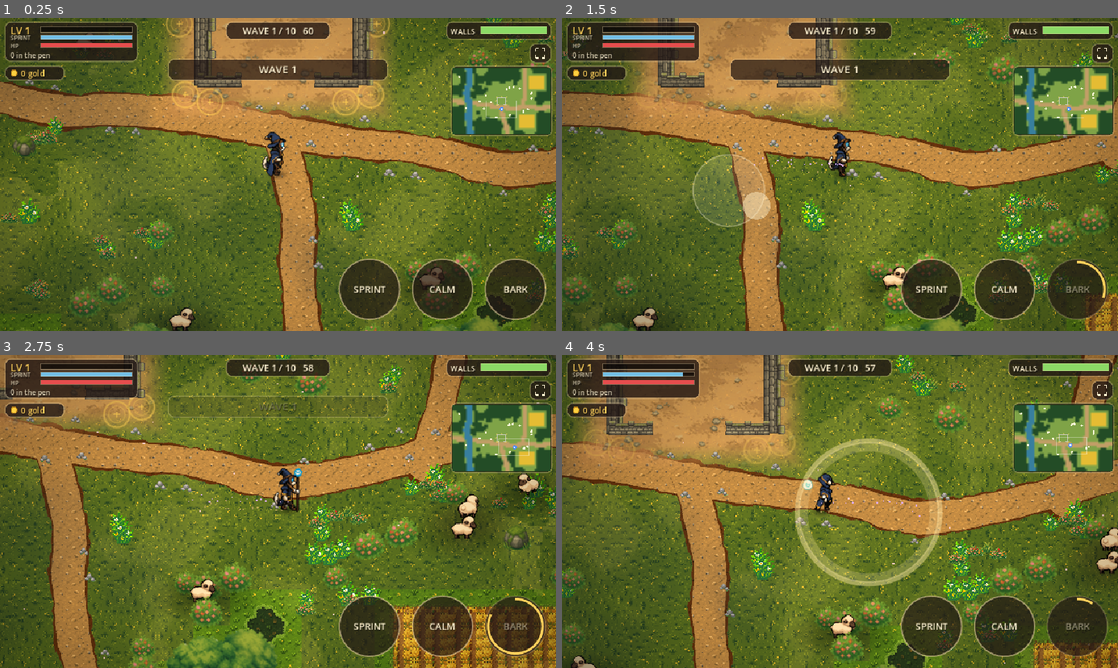
Above: before the commit, frames 1-4 (two rows, left to right).
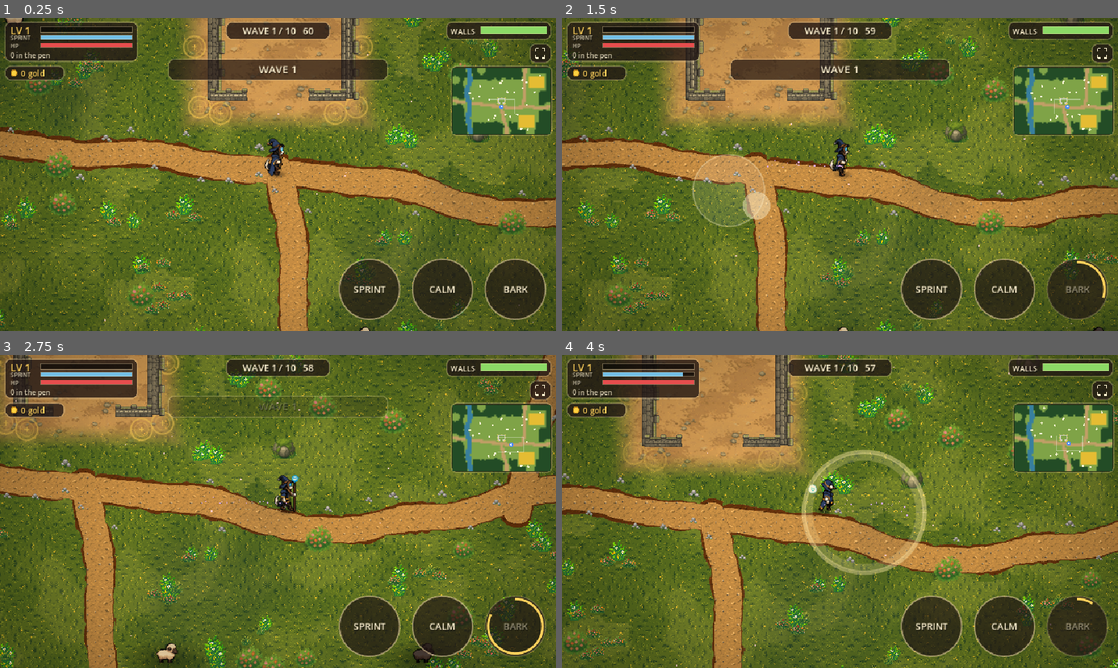
Above: after the commit, the same moments.

Repository: SavageLion/EigthArcanum
Game: Godot game, scene res://main.tscn
Same seed, same stepped clock (60 frames per second), same inputs: the game is played once before the commit and once after it.
Inputs (mouse positions are in pixels of both pictures, inside the frame that each line leads up to):
- Up to frame 1 (0.25 s): no input
- Up to frame 2 (1.5 s): tap Enter at 0.5 s; move the mouse to (962, 158) at 0.52 s; hold D 0.53-1.25 s; tap 1 at 0.6 s; click (962, 158) at 0.67 s; tap Space at 0.77 s; drag from (728, 190) to (812, 237) at 1.27 s
- Up to frame 3 (2.75 s): move the mouse to (333, 442) at 2.02 s; hold D from 2.03 s (still down); tap 3 at 2.1 s
- Up to frame 4 (4 s): release D at 2.75 s; drag from (812, 574) to (673, 464) at 2.77 s; move the mouse to (1006, 558) at 3.52 s; hold A from 3.53 s (still down); hold Shift from 3.53 s (still down); tap Space at 3.77 s

The runs differ from the first frame. In frame 1, 50% of the frame differs, in the area x 0-100%, y 0-100%; in frame 2, 50%; in frame 3, 57%; in frame 4, 54%.

Commit message:
Survivors: bigger open-meadow map with forest only at the edges, zoomed out
Co-Authored-By: Claude Sonnet 5.5 <noreply@anthropic.com>

Diff:
--- a/prototypes/sheepdog-survivors/main.gd
+++ b/prototypes/sheepdog-survivors/main.gd
@@ -1,16 +1,16 @@
 extends Node2D
 # Sheepdog Survivors: herd animals into the pen for XP, shoo off waves of raiders, hold the fence for ten waves.
 
-const WX: float = 2400.0
-const WY: float = 1632.0
+const WX: float = 3264.0
+const WY: float = 2208.0
 const XMIN: float = 36.0
-const XMAX: float = 2364.0
+const XMAX: float = 3228.0
 const YMIN: float = 36.0
-const YMAX: float = 1596.0
+const YMAX: float = 2172.0
 const BTN_R: float = 52.0
 const WAVE_LEN: float = 60.0
 const LAST_WAVE: int = 10
-const BASE_ZOOM: float = 1.3
+const BASE_ZOOM: float = 1.1
 const TYPES: Dictionary = {
 	"normal": {"r": 7.0, "zone": 120.0, "flee": 1.0, "speed": 1.0, "hp": 2, "tint": Color(1, 1, 1), "xp": 10},
 	"lamb": {"r": 4.5, "zone": 105.0, "flee": 1.0, "speed": 1.1, "hp": 1, "tint": Color(1, 1, 1), "xp": 8},
@@ -171,7 +171,7 @@
 	spark.position = Vector2(0, -12)
 	spark.name = "Spark"
 	dog.add_child(spark)
-	for i in 18:
+	for i in 24:
 		spawn_stray(true)
 	_setup_camera()
 	_setup_layers()
@@ -595,7 +595,7 @@
 		for s in sheep:
 			if not (s as Sheep).in_pen:
 				loose += 1
-		if loose < 26:
+		if loose < 34:
 			spawn_stray(false)
 	for pu in popups:
 		pu["t"] = float(pu["t"]) - dt
@@ -624,7 +624,7 @@
 		(f as Fox).animate(delta)
 	var target_zoom: float = BASE_ZOOM * 0.95 if (sprint_held and not dog.winded and dog.vel.length() > 150.0) else BASE_ZOOM
 	if overview:
-		target_zoom = 0.36
+		target_zoom = 0.27
 	var z: float = lerpf(cam.zoom.x, target_zoom, minf(1.0, delta * 3.0))
 	cam.zoom = Vector2(z, z)
 	cloud_mat.set_shader_parameter("cam", cam.get_screen_center_position())
--- a/prototypes/sheepdog-survivors/world.gd
+++ b/prototypes/sheepdog-survivors/world.gd
@@ -4,25 +4,29 @@
 # a river with a bridge, and the castle pen in the middle.
 
 const CELL: float = 48.0
-const GW: int = 50
-const GH: int = 34
+const GW: int = 68
+const GH: int = 46
 const T_GRASS: int = 0
 const T_WATER: int = 1
 const T_PATH: int = 2
 const T_FIELD: int = 3
 const T_FOREST: int = 4
-const RIVER: Array = [Vector2(380, -80), Vector2(430, 300), Vector2(330, 620), Vector2(410, 880), Vector2(380, 1250), Vector2(450, 1720)]
-const PATHS: Array = [
+const RIVER0: Array = [Vector2(380, -80), Vector2(430, 300), Vector2(330, 620), Vector2(410, 880), Vector2(380, 1250), Vector2(450, 1720)]
+const PATHS0: Array = [
 	[Vector2(1200, 960), Vector2(900, 930), Vector2(700, 905), Vector2(560, 880), Vector2(410, 872), Vector2(250, 850), Vector2(-80, 810)],
 	[Vector2(1200, 960), Vector2(1500, 1010), Vector2(1850, 940), Vector2(2100, 1000), Vector2(2480, 960)],
 	[Vector2(1200, 960), Vector2(1240, 1250), Vector2(1320, 1450), Vector2(1330, 1720)],
 	[Vector2(1700, 985), Vector2(1780, 700), Vector2(1760, 300), Vector2(1800, -80)],
 ]
-const FIELDS: Array = [Rect2(1900, 220, 330, 270), Rect2(1650, 1190, 330, 270)]
-const GAPS: Array = [Vector2(60, 810), Vector2(2340, 960), Vector2(1330, 1570), Vector2(1800, 60), Vector2(700, 60), Vector2(1900, 1570), Vector2(60, 300)]
-
-var wx: float = 2400.0
-var wy: float = 1632.0
+const FIELDS0: Array = [Rect2(1900, 220, 330, 270), Rect2(1650, 1190, 330, 270)]
+const GAPS0: Array = [Vector2(60, 810), Vector2(2340, 960), Vector2(1330, 1570), Vector2(1800, 60), Vector2(700, 60), Vector2(1900, 1570), Vector2(60, 300)]
+
+var wx: float = 3264.0
+var wy: float = 2208.0
+var river_ctrl: Array = []
+var paths_ctrl: Array = []
+var fields_r: Array = []
+var gap_ctrl: Array = []
 var pen: Rect2
 var gate_x: float = 0.0
 var gap: float = 100.0
@@ -60,6 +64,7 @@
 	n2 = FastNoiseLite.new()
 	n2.seed = randi()
 	n2.frequency = 0.0035
+	_scale_layout()
 	_layout()
 	_terrain()
 	rngw.randomize()
@@ -75,6 +80,23 @@
 	_spawn_points()
 
 # ---------------------------------------------------------------- layout of the castle
+func _scale_layout() -> void:
+	var sv := Vector2(wx / 2400.0, wy / 1632.0)
+	for p in RIVER0:
+		river_ctrl.append((p as Vector2) * sv)
+	for pl in PATHS0:
+		var a: Array = []
+		for p in pl:
+			a.append((p as Vector2) * sv)
+		paths_ctrl.append(a)
+	for r in FIELDS0:
+		var rr: Rect2 = r
+		fields_r.append(Rect2(rr.position * sv, rr.size * sv))
+	for g in GAPS0:
+		gap_ctrl.append((g as Vector2) * sv)
+	var bc: Vector2 = (bridge_rect.position + bridge_rect.size / 2.0) * sv
+	bridge_rect = Rect2(bc - bridge_rect.size / 2.0, bridge_rect.size)
+
 func _layout() -> void:
 	var pw: float = 210.0
 	var ph: float = 160.0
@@ -130,29 +152,29 @@
 			var p := Vector2(float(vx) * CELL, float(vy) * CELL)
 			var t: int = T_GRASS
 			var edge: float = minf(minf(p.x, wx - p.x), minf(p.y, wy - p.y))
-			var thick: float = 230.0 + 170.0 * (n1.get_noise_2d(p.x, p.y) * 0.5 + 0.5)
-			var forest: bool = edge < thick or n2.get_noise_2d(p.x, p.y) > 0.3
+			var thick: float = 250.0 + 190.0 * (n1.get_noise_2d(p.x, p.y) * 0.5 + 0.5)
+			var forest: bool = edge < thick
 			if p.distance_to(center) < 480.0:
 				forest = false
 			var dpath: float = 1.0e9
-			for pl in PATHS:
+			for pl in paths_ctrl:
 				dpath = minf(dpath, dist_poly(p, pl))
 			if dpath < 105.0:
 				forest = false
-			for g in GAPS:
+			for g in gap_ctrl:
 				if p.distance_to(g as Vector2) < 175.0:
 					forest = false
-			for fr in FIELDS:
+			for fr in fields_r:
 				if (fr as Rect2).grow(115.0).has_point(p):
 					forest = false
-			var driver: float = dist_poly(p, RIVER)
+			var driver: float = dist_poly(p, river_ctrl)
 			if driver < 120.0:
 				forest = false
 			if forest:
 				t = T_FOREST
 			if dpath < 27.0:
 				t = T_PATH
-			for fr in FIELDS:
+			for fr in fields_r:
 				if (fr as Rect2).has_point(p):
 					t = T_FIELD
 			if driver < 52.0 + 16.0 * n1.get_noise_2d(p.y * 1.3, p.x):
@@ -331,7 +353,7 @@
 
 func _obstacles() -> void:
 	var rk: Texture2D = tex("rock2")
-	for i in 14:
+	for i in 26:
 		var p: Vector2 = random_open_point(24.0)
 		var r: float = randf_range(16.0, 26.0)
 		rock_add(p, r)
@@ -344,13 +366,13 @@
 		ysort.add_child(s)
 	var ta: Texture2D = tex("tree_big_a")
 	var tb: Texture2D = tex("tree_big_b")
-	for i in 10:
+	for i in 20:
 		var p2: Vector2 = random_open_point(30.0)
 		rock_add(p2, 16.0)
 		_tree(ta if randf() < 0.5 else tb, p2, 1.3, true)
 	var sh: Texture2D = tex("shrub_big")
 	var bu: Texture2D = tex("bush")
-	for i in 40:
+	for i in 80:
 		var p3: Vector2 = random_open_point(16.0)
 		var big: bool = randf() < 0.6
 		var s2 := Sprite2D.new()
@@ -441,11 +463,11 @@
 
 # ---------------------------------------------------------------- where raiders and strays come from
 func _spawn_points() -> void:
-	for g in GAPS:
+	for g in gap_ctrl:
 		gaps.append(g)
 	var center: Vector2 = pen.get_center()
-	for tries in 900:
-		if inner_pts.size() >= 90:
+	for tries in 1600:
+		if inner_pts.size() >= 150:
 			break
 		var p := Vector2(randf_range(80.0, wx - 80.0), randf_range(80.0, wy - 80.0))
 		if p.distance_to(center) < 520.0 or _blocked(p, 14.0):
@@ -532,11 +554,11 @@
 	add_child(l)
 
 func _ribbons() -> void:
-	river_pts = _smooth(_meander(RIVER, 22.0), 10)
+	river_pts = _smooth(_meander(river_ctrl, 22.0), 10)
 	# muddy bank under the water, then the water itself
 	_ribbon(river_pts, 150.0, "res://art/tiles/path_tex.png", Color(0.5, 0.42, 0.28), Color(0.3, 0.24, 0.14), 0.0, 0.34, 0.0, 0.0, -193)
 	_ribbon(river_pts, 104.0, "res://art/tiles/water_tex.png", Color(1, 1, 1), Color(0.16, 0.3, 0.3), 0.16, 0.12, 1.0, 1.0, -192)
-	for pl in PATHS:
+	for pl in paths_ctrl:
 		var sm: Array = _smooth(_meander(pl, 12.0), 8)
 		path_pts.append(sm)
 		_ribbon(sm, 60.0, "res://art/tiles/path_tex.png", Color(0.5, 0.36, 0.22), Color(0.4, 0.28, 0.16), 0.0, 0.4, 0.0, 0.0, -191)
@@ -606,7 +628,7 @@
 	var pebbles: Texture2D = _decal_tex("pebbles", "rock2")
 	var reeds: Texture2D = _decal_tex("reeds", "tuft")
 	var lily: Texture2D = _decal_tex("lily", "tuft")
-	for i in 220:
+	for i in 420:
 		var c := Vector2(rngw.randf_range(30.0, wx - 30.0), rngw.randf_range(30.0, wy - 30.0))
 		if not _on_open_grass(c):
 			continue
